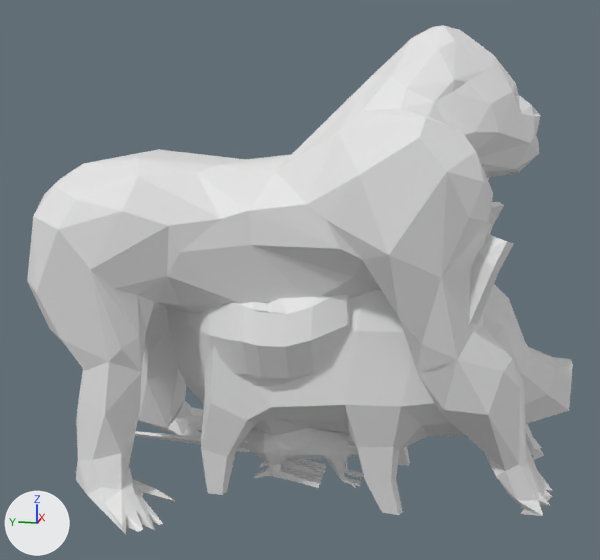
An edit to the OBJ model final_project4/Assets/Mesh/Gorilla/Walk/Gorilla_000014.obj, drawn before and after from the same camera.
Rendered twice from a 50 mm camera at (-3.81, -0.69, 1.97) aimed at (-0.04, 0.07, 1.03). Arrows for +X, +Y and +Z are at lower left; the lights stay in place. Where no turn or scale is listed for an object, it has been applied to the vertices.

The older version as bpy lines, for what is in view:
```python
me_10664_gorilla_v2 = bpy.data.meshes.new('10664_Gorilla_v2')
me_10664_gorilla_v2.from_pydata(...)  # 485 vertices, 886 faces; spans x -0.7..0.65, y -1.13..1.3, z -0.03..2.18
me_chicken = bpy.data.meshes.new('Chicken')
me_chicken.from_pydata(...)  # 378 vertices, 378 faces, 1 loose edge; spans x -0.48..0.47, y -0.75..0.82, z 0.0..1.69
me_grp1_mesh = bpy.data.meshes.new('grp1_Mesh')
me_grp1_mesh.from_pydata(...)  # 425 vertices, 846 faces; spans x -0.13..0.13, y -0.39..1.27, z 0.0..0.33
me_pig = bpy.data.meshes.new('pig')
me_pig.from_pydata(...)  # 244 vertices, 251 faces; spans x -0.55..0.55, y -1.2..0.7, z -0.01..1.36
ob_10664_gorilla_v2 = bpy.data.objects.new('10664_Gorilla_v2', me_10664_gorilla_v2)
ob_10664_gorilla_v2.location = (0.0, 0.0, 0.0)
ob_chicken = bpy.data.objects.new('Chicken', me_chicken)
ob_chicken.location = (0.0, 0.0, 0.0)
ob_grp1_mesh = bpy.data.objects.new('grp1_Mesh', me_grp1_mesh)
ob_grp1_mesh.location = (0.0, 0.0, 0.0)
ob_pig = bpy.data.objects.new('pig', me_pig)
ob_pig.location = (0.0, 0.0, 0.0)
```
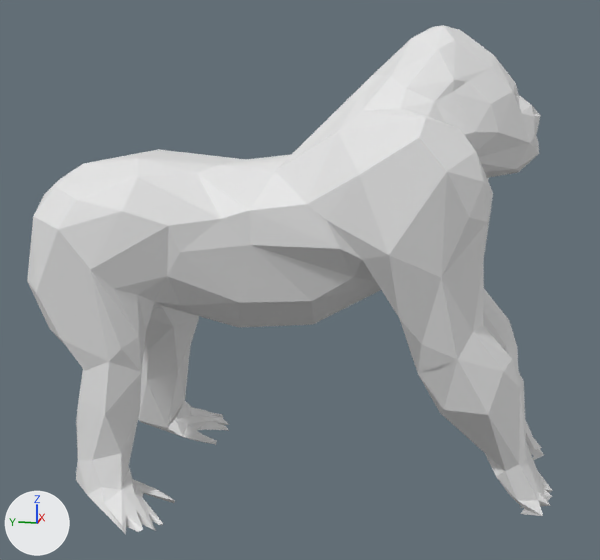
The edits, one by one:
Object 'Chicken' (ob_chicken) is deleted.
Object 'grp1_Mesh' (ob_grp1_mesh) is deleted.
Object 'pig' (ob_pig) is deleted.

Boxes (x1, y1, x2, y2) around the edits, measured in the pictures (600 x 560 px):
'pig', deleted
    before: (201, 202, 573, 515)
'Chicken', deleted
    before: (166, 157, 352, 488)
'grp1_Mesh', deleted
    before: (135, 427, 364, 488)
